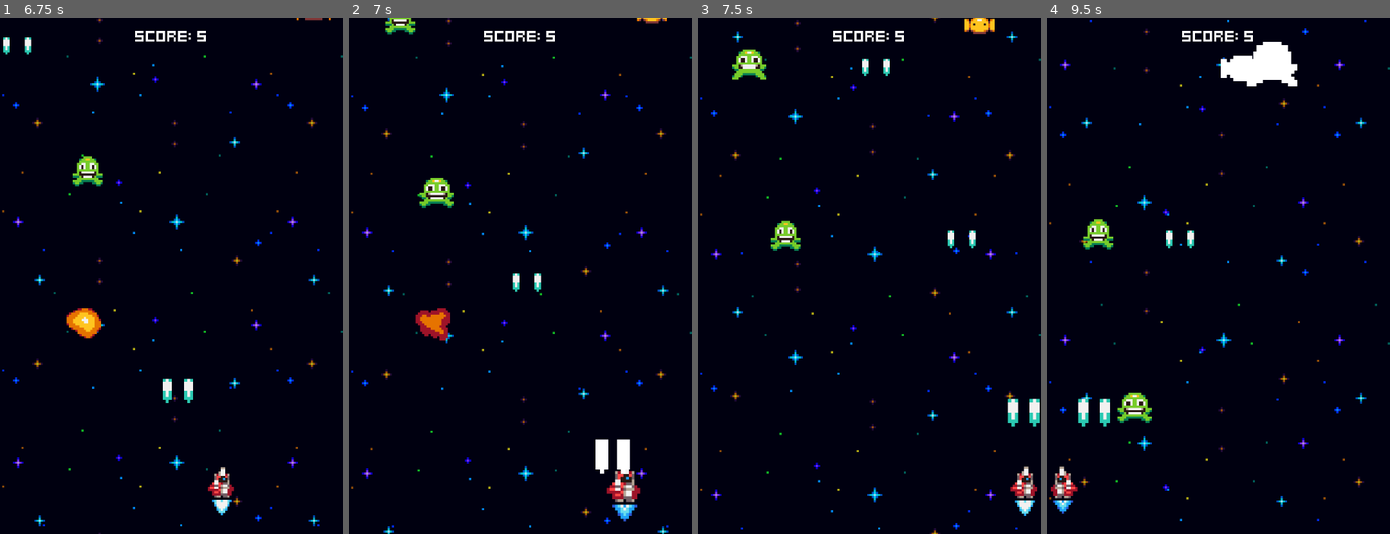
Above: before the commit, frames 1-4 (left to right).
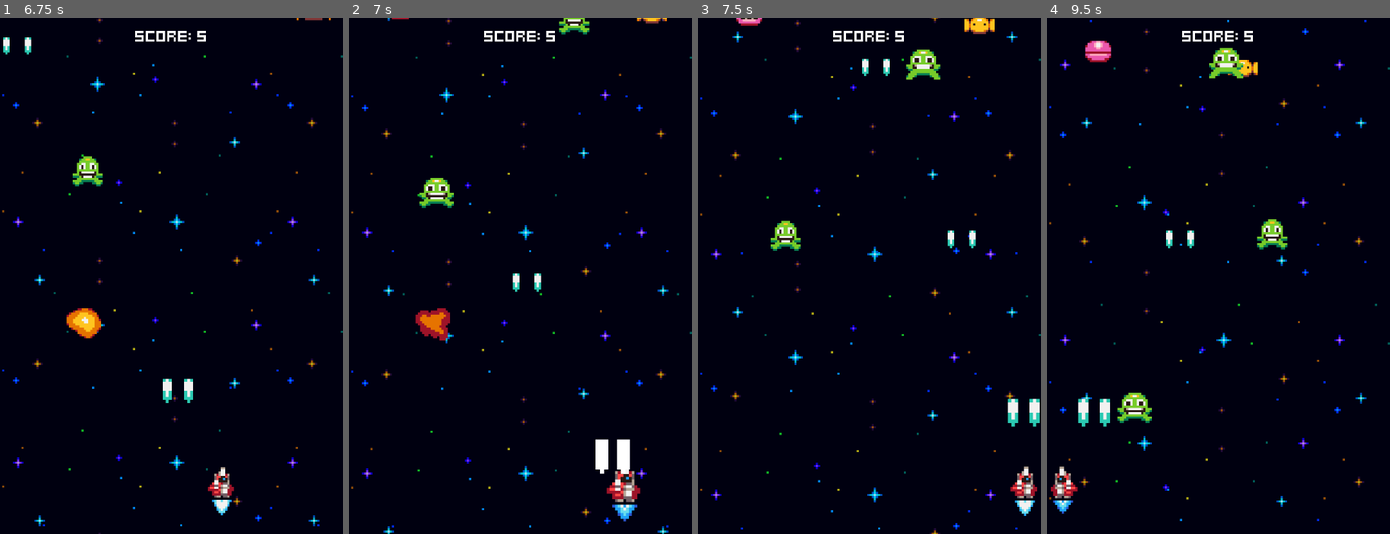
Above: after the commit, the same moments.

Repository: najamsk/godotTutorial_spaceShooter
Game: Godot game, scene res://menus/menu.tscn
The game is run twice, just before and just after one commit, with the same random seed, the same clock (stepped at 60 frames per second) and the same inputs.
Inputs:
- Up to frame 1 (6.75 s): tap Space at 0.5 s; hold Right (ui_right) 0.53-1.28 s; tap Enter (ui_accept) at 0.6, 0.77, 1.07, 1.35, 1.52, 1.82, 2.1, 2.85, 3.02, 3.32, 3.6, 3.77, 4.07, 4.35, 4.52, 4.82, 5.1, 5.85, 6.02, 6.32, 6.6 s; hold Left (ui_left) 1.28-2.03 s; hold Right (ui_right) 2.03-3.53 s; hold Left (ui_left) 3.53-5.78 s; hold Right (ui_right) from 5.78 s (still down)
- Up to frame 2 (7 s): keep holding Right (ui_right); tap Enter (ui_accept) at 6.77 s
- Up to frame 3 (7.5 s): keep holding Right (ui_right); tap Enter (ui_accept) at 7.07, 7.35 s
- Up to frame 4 (9.5 s): tap Enter (ui_accept) at 7.52, 7.82, 8.1, 8.85, 9.02, 9.32 s; release Right (ui_right) at 8.03 s; hold Left (ui_left) from 8.03 s (still down)

Frame 1 is identical in both runs. In frame 2, 0.4% of the frame differs, in the area x 10-71%, y 0-4%; in frame 3, 1.0%; in frame 4, 2.5%, in the area x 10-73%, y 4-45%.

Commit message:
pink enemy

Diff:
--- a/enemies/enemy_generator.gd
+++ b/enemies/enemy_generator.gd
@@ -2,10 +2,13 @@
 
 @export var GreenEnemyScene: PackedScene
 @export var YellowEnemyScene: PackedScene
+@export var PinkEnemyScene: PackedScene
 
 @onready var spawner_component: SpawnerComponent = $SpawnerComponent
 @onready var green_enemy_spawn_timer: Timer = $GreenEnemySpawnTimer
 @onready var yellow_enemy_spawn_timer: Timer = $YellowEnemySpawnTimer
+@onready var pink_enemy_spawn_timer: Timer = $PinkEnemySpawnTimer
+
 
 var margin = 8
 var screen_width = ProjectSettings.get_setting("display/window/size/viewport_width")
@@ -14,6 +17,7 @@
 func _ready() -> void:
 	green_enemy_spawn_timer.timeout.connect(handle_spawn.bind(GreenEnemyScene, green_enemy_spawn_timer))
 	yellow_enemy_spawn_timer.timeout.connect(handle_spawn.bind(YellowEnemyScene, yellow_enemy_spawn_timer))
+	pink_enemy_spawn_timer.timeout.connect(handle_spawn.bind(PinkEnemyScene, pink_enemy_spawn_timer))
 
 
 func handle_spawn(eneme_scene: PackedScene, timer: Timer) -> void:
--- a/enemies/enemy_generator.tscn
+++ b/enemies/enemy_generator.tscn
@@ -23,3 +23,8 @@
 wait_time = 5.0
 one_shot = true
 autostart = true
+
+[node name="PinkEnemySpawnTimer" type="Timer" parent="."]
+wait_time = 5.0
+one_shot = true
+autostart = true
--- /dev/null
+++ b/enemies/pink_enemy.tscn
@@ -0,0 +1,80 @@
+[gd_scene load_steps=11 format=3 uid="uid://dc2mykjeyuap8"]
+
+[ext_resource type="PackedScene" uid="uid://ofnandi6vaph" path="res://enemies/enemy.tscn" id="1_m7bk0"]
+[ext_resource type="Texture2D" uid="uid://bl3ssimktyjto" path="res://assets/pink_enemy.png" id="2_psv4m"]
+
+[sub_resource type="AtlasTexture" id="AtlasTexture_0kney"]
+atlas = ExtResource("2_psv4m")
+region = Rect2(0, 0, 16, 16)
+
+[sub_resource type="AtlasTexture" id="AtlasTexture_uw4rh"]
+atlas = ExtResource("2_psv4m")
+region = Rect2(16, 0, 16, 16)
+
+[sub_resource type="AtlasTexture" id="AtlasTexture_mik3f"]
+atlas = ExtResource("2_psv4m")
+region = Rect2(32, 0, 16, 16)
+
+[sub_resource type="AtlasTexture" id="AtlasTexture_67erp"]
+atlas = ExtResource("2_psv4m")
+region = Rect2(48, 0, 16, 16)
+
+[sub_resource type="AtlasTexture" id="AtlasTexture_7dxut"]
+atlas = ExtResource("2_psv4m")
+region = Rect2(64, 0, 16, 16)
+
+[sub_resource type="SpriteFrames" id="SpriteFrames_0tkce"]
+animations = [{
+"frames": [{
+"duration": 1.0,
+"texture": SubResource("AtlasTexture_0kney")
+}, {
+"duration": 1.0,
+"texture": SubResource("AtlasTexture_uw4rh")
+}, {
+"duration": 1.0,
+"texture": SubResource("AtlasTexture_mik3f")
+}, {
+"duration": 1.0,
+"texture": SubResource("AtlasTexture_67erp")
+}, {
+"duration": 1.0,
+"texture": SubResource("AtlasTexture_7dxut")
+}],
+"loop": true,
+"name": &"default",
+"speed": 8.0
+}]
+
+[sub_resource type="CircleShape2D" id="CircleShape2D_psv4m"]
+radius = 7.0
+
+[sub_resource type="CircleShape2D" id="CircleShape2D_0kney"]
+radius = 6.0
+
+[node name="PinkEnemy" instance=ExtResource("1_m7bk0")]
+
+[node name="AnimatedSprite2D" parent="." index="0"]
+sprite_frames = SubResource("SpriteFrames_0tkce")
+autoplay = "default"
+frame_progress = 0.447085
+
+[node name="StatsComponent" parent="." index="1"]
+health = 8
+
+[node name="MoveComponent" parent="." index="2"]
+velocity = Vector2(0, 8)
+
+[node name="VisibleOnScreenNotifier2D" parent="." index="3"]
+position = Vector2(4.76837e-07, -3.57628e-07)
+scale = Vector2(0.7, 0.7)
+
+[node name="CollisionShape2D" type="CollisionShape2D" parent="HurtboxComponent" index="0"]
+shape = SubResource("CircleShape2D_psv4m")
+
+[node name="CollisionShape2D" type="CollisionShape2D" parent="HitboxComponent" index="0"]
+shape = SubResource("CircleShape2D_0kney")
+debug_color = Color(0.809281, 0.291943, 0.736088, 0.42)
+
+[node name="ScoreComponent" parent="." index="12"]
+adjust_amount = 20
--- a/world.tscn
+++ b/world.tscn
@@ -6,6 +6,7 @@
 [ext_resource type="PackedScene" uid="uid://c4fe04s57tqep" path="res://effects/space_background.tscn" id="2_fj7yv"]
 [ext_resource type="PackedScene" uid="uid://crgp7u7rfrqpt" path="res://enemies/enemy_generator.tscn" id="3_tlwt5"]
 [ext_resource type="LabelSettings" uid="uid://vt27m5g14yqb" path="res://fonts/default_label_settings.tres" id="5_036b0"]
+[ext_resource type="PackedScene" uid="uid://dc2mykjeyuap8" path="res://enemies/pink_enemy.tscn" id="6_pkg7o"]
 
 [node name="World" type="Node2D"]
 script = ExtResource("1_aqk2v")
@@ -17,6 +18,7 @@
 [node name="SpaceBackground" parent="." instance=ExtResource("2_fj7yv")]
 
 [node name="EnemyGenerator" parent="." instance=ExtResource("3_tlwt5")]
+PinkEnemyScene = ExtResource("6_pkg7o")
 
 [node name="ScoreLabel" type="Label" parent="."]
 offset_right = 160.0
Not shown: 1 places in world.tscn that only renumber resources
